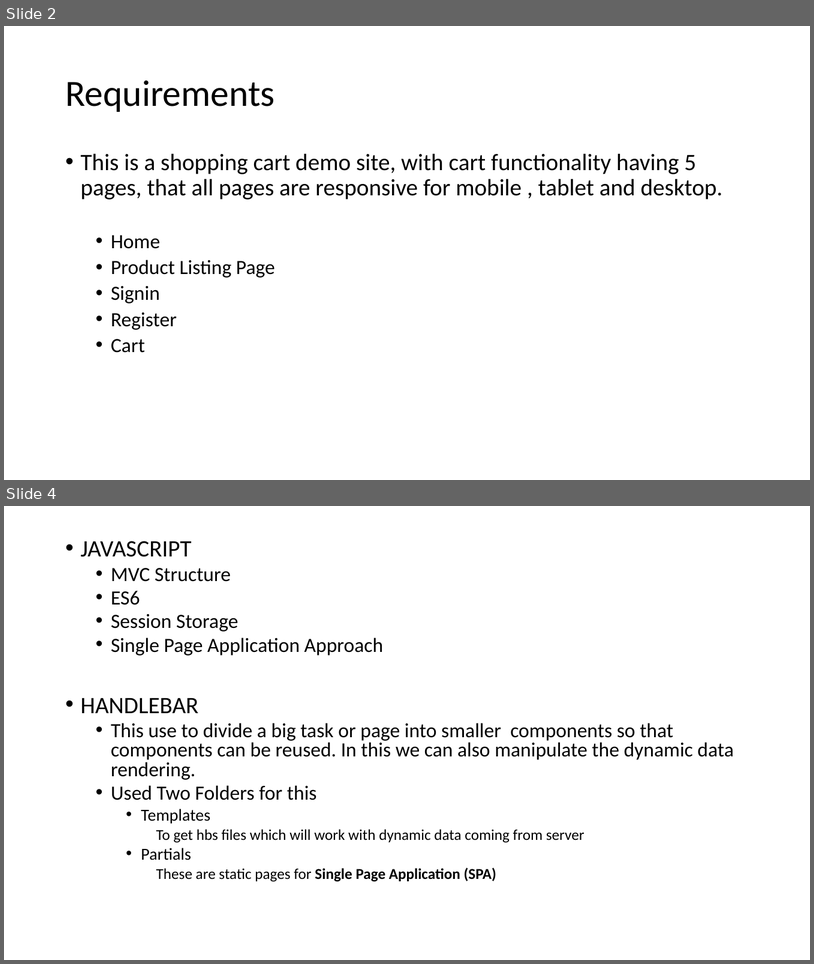
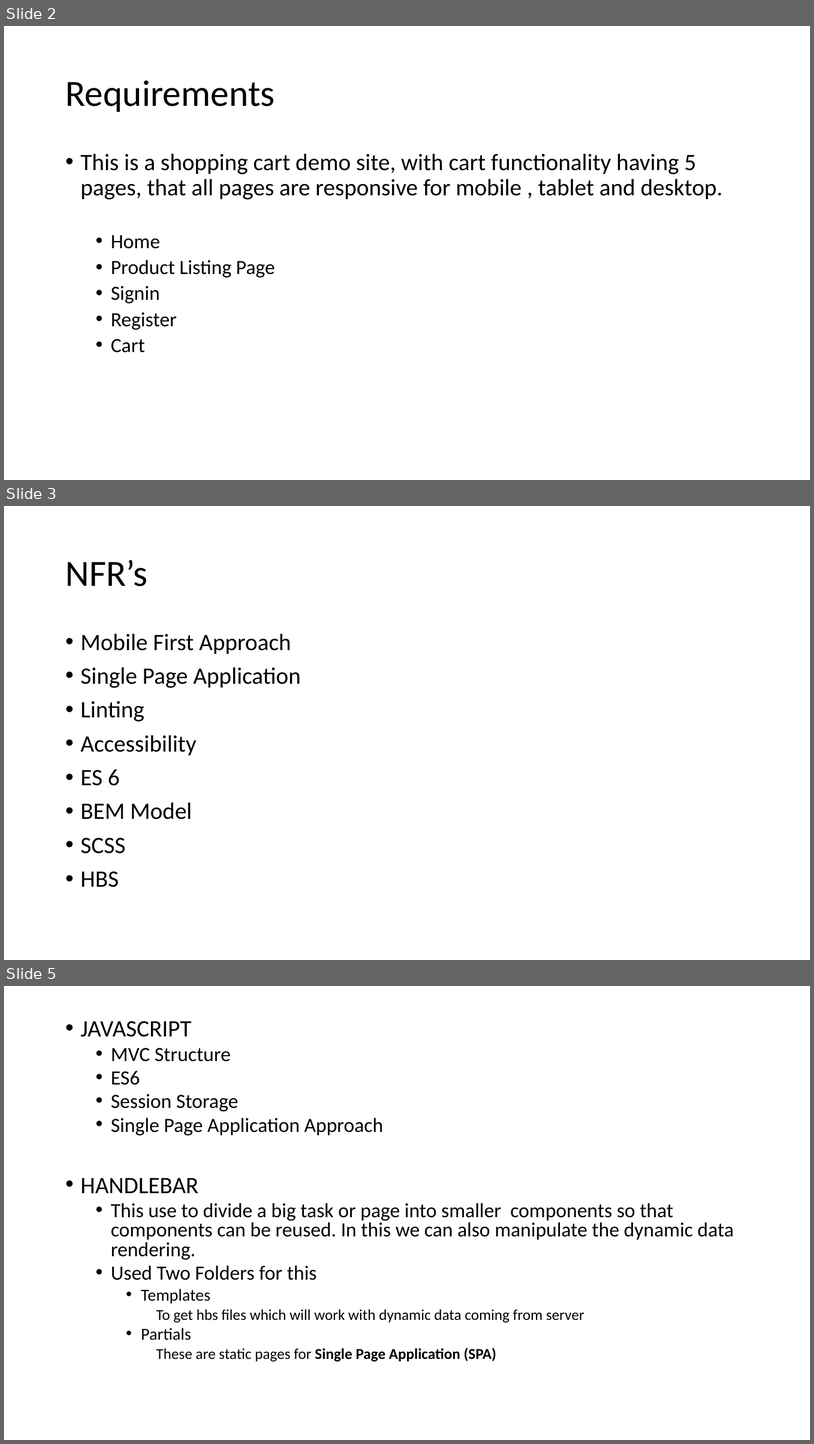
Before and after one commit to lalitphore/shopping-cart-assignment, a slide deck: CORE XT DEMO.pptx. Shown one above the other, each under a label of ours: slides 2 and 4 before the commit, slides 2, 3 and 5 after it; the slides between them are not shown. The pictures are 814x964 and 814x1444 pixels, drawn with LibreOffice and Linux fonts; fonts in the diff are those of the drawing. Boxes give left, top, right and bottom in pixels: in the first picture for what was removed or moved away, otherwise in the second. Text is boxed around its words. In the diff, an @@ line names an element or a change of style, - is before the commit and + after.

```diff
--- a/CORE XT DEMO.pptx
+++ b/CORE XT DEMO.pptx
@@ slide 3 added at bbox=[4, 506, 810, 960], background #FFFFFF @@
@@ title added at bbox=[65, 560, 147, 586], 44 pt, text #000000 @@
+NFR’s
@@ text added at bbox=[81, 633, 301, 887], 28 pt, text #000000 @@
+• Mobile First Approach
+• Single Page Application
+• Linting
+• Accessibility
+• ES 6
+• BEM Model
+• SCSS
+• HBS
@@ what was slide 4 is now slide 5 @@
```
Also in this commit, not shown: 1 slide changed.
